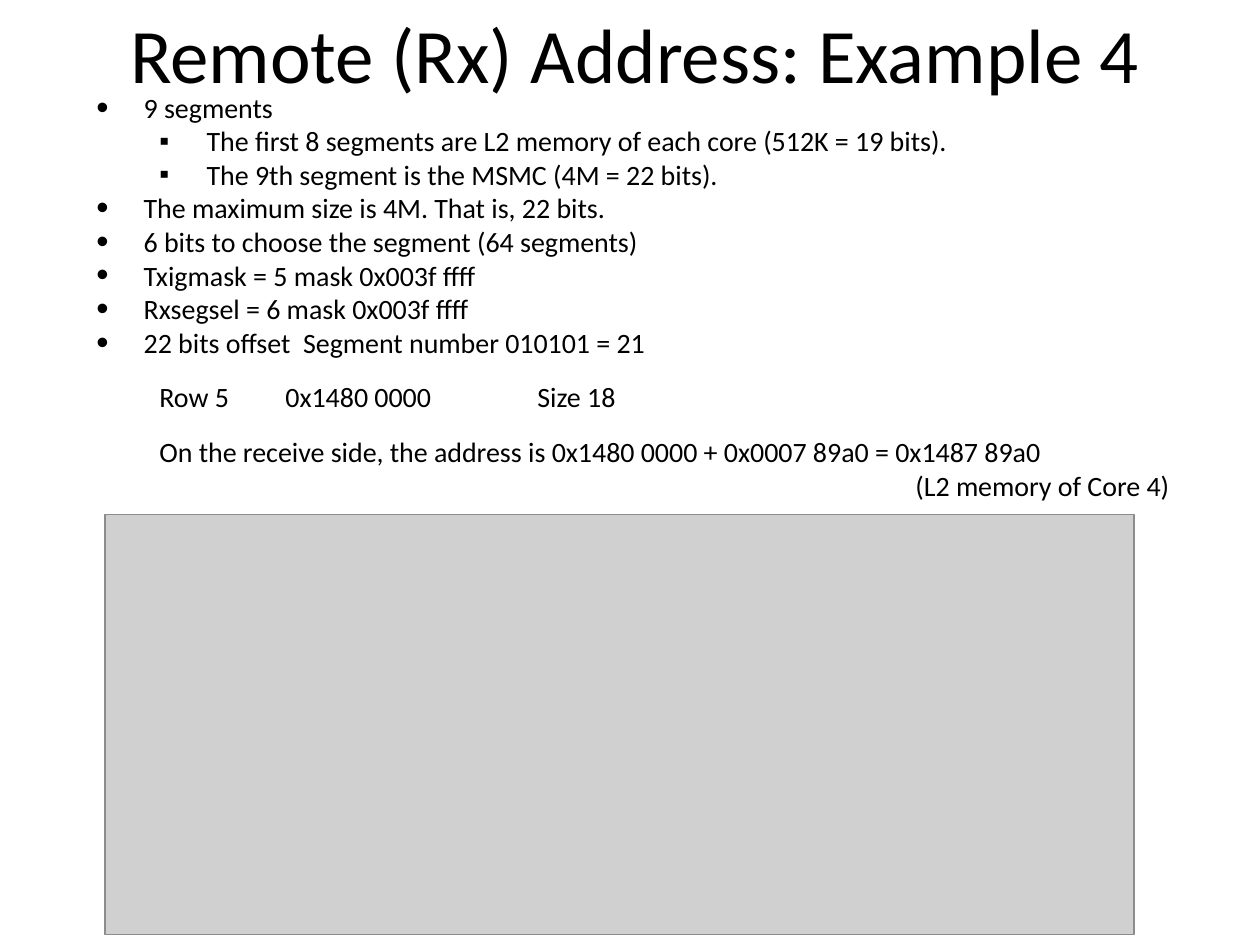
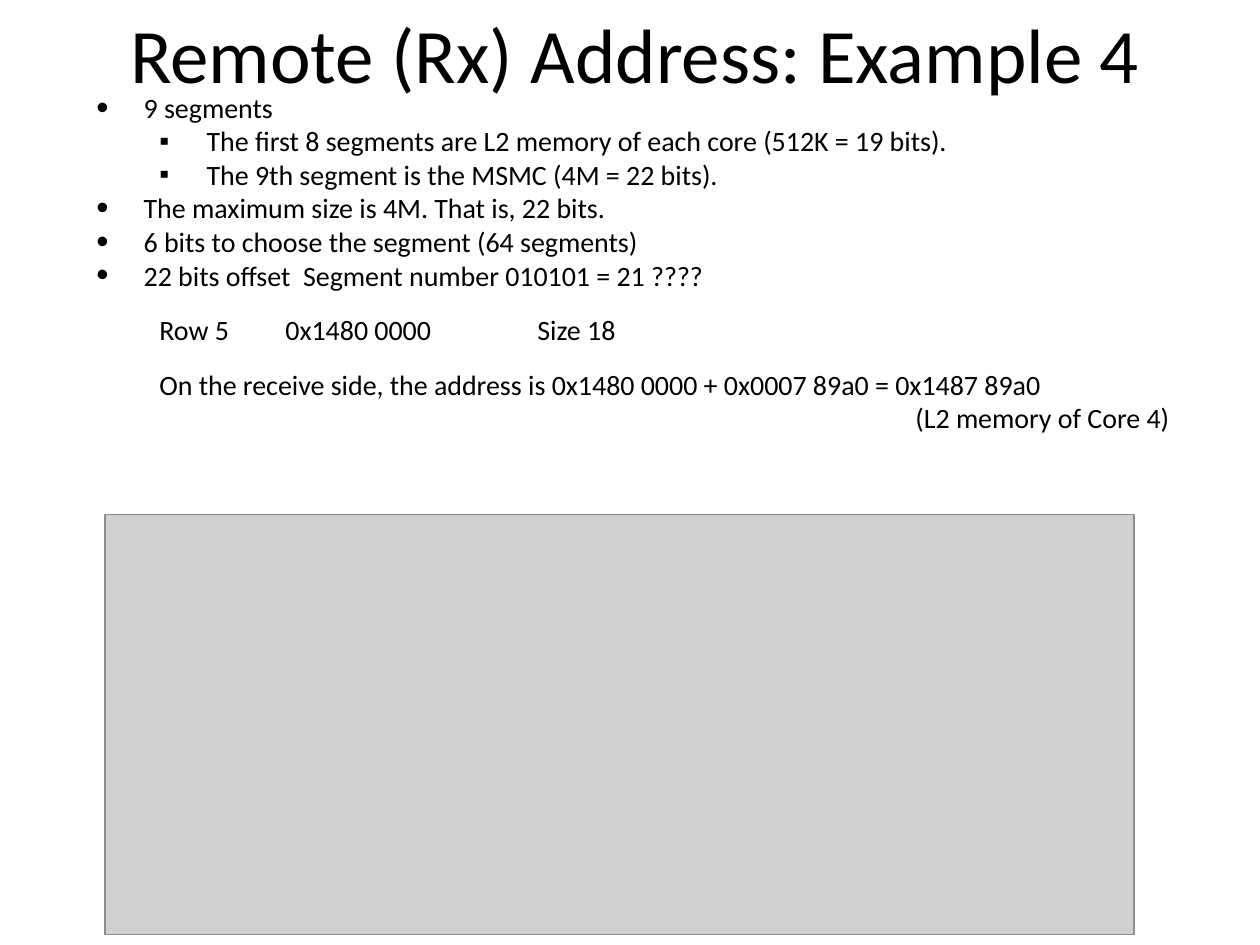
Before and after one commit to hari1989/keystone-workshop, a slide deck: slide 38 of slides/Intro to Hyperlink.pptx. Drawn at 1260x945 pixels with LibreOffice and Linux fonts; fonts in the diff are those of the drawing; grey boxes stand for pictures; background and template pictures are left out. Boxes give left, top, right and bottom in pixels: in the first picture for what was removed or moved away, otherwise in the second. Text is boxed around its words. In the diff, an @@ line names an element or a change of style, - is before the commit and + after.

```diff
--- a/slides/Intro to Hyperlink.pptx
+++ b/slides/Intro to Hyperlink.pptx
@@ text at (x1=144, y1=266, x2=645, y2=291): text changed @@
-• Txigmask = 5 mask 0x003f ffff
-• Rxsegsel = 6 mask 0x003f ffff
-• 22 bits offset Segment number 010101 = 21
+• 22 bits offset Segment number 010101 = 21 ????
```
Also in this commit, not shown: 11 other slides changed.
